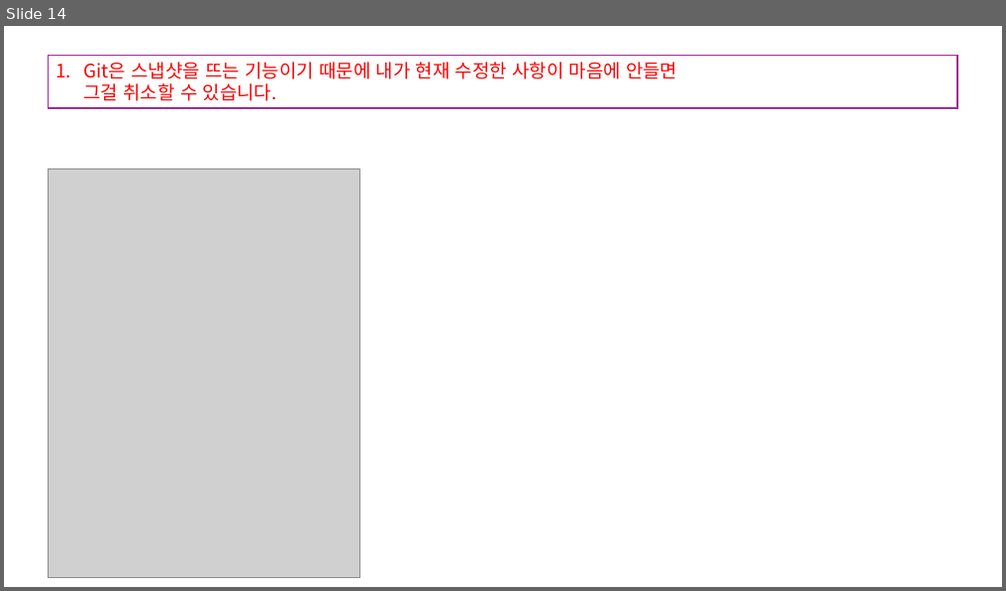
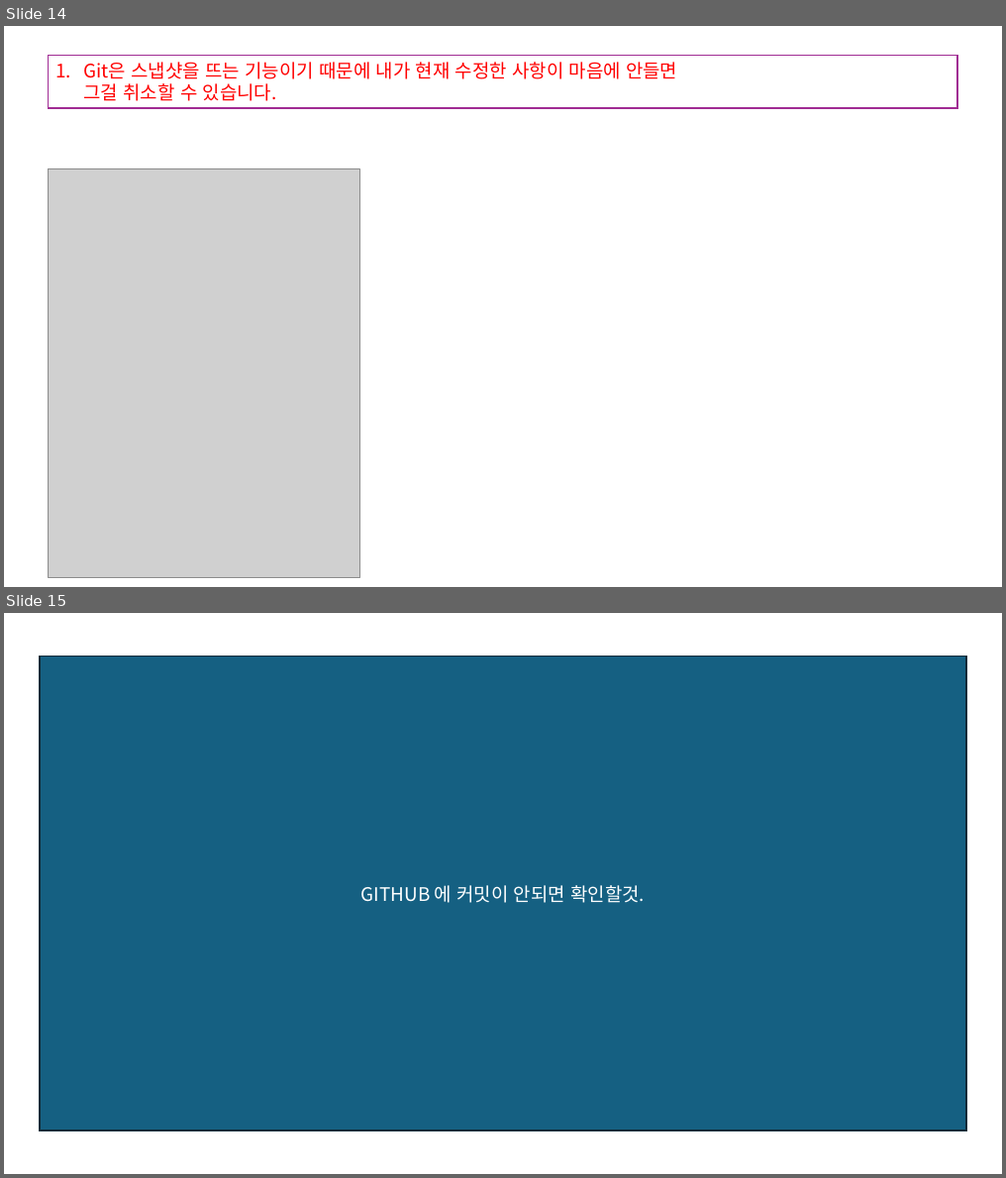
Before and after one commit to JaeSuGang/AssortRockAssignment, a slide deck: DOC/공통문서/github 사용법.pptx. Shown one above the other, each under a label of ours: slide 14 before the commit, slides 14 and 15 after it. The pictures are 1006x591 and 1006x1178 pixels, drawn with LibreOffice and Linux fonts; fonts in the diff are those of the drawing; grey boxes stand for pictures. Boxes give left, top, right and bottom in pixels: in the first picture for what was removed or moved away, otherwise in the second. Text is boxed around its words. In the diff, an @@ line names an element or a change of style, - is before the commit and + after.

```diff
--- a/DOC/공통문서/github 사용법.pptx
+++ b/DOC/공통문서/github 사용법.pptx
@@ slide 15 added at [4,613,1002,1174], background #FFFFFF @@
@@ rectangle added at [40,657,966,1131], fill #156082, outline #092A39 1.5 pt, 18 pt, text #FFFFFF @@
+GITHUB 에 커밋이 안되면 확인할것.
```
Also in this commit, not shown: 3 other slides added, 3 slides removed, 5 other files.
